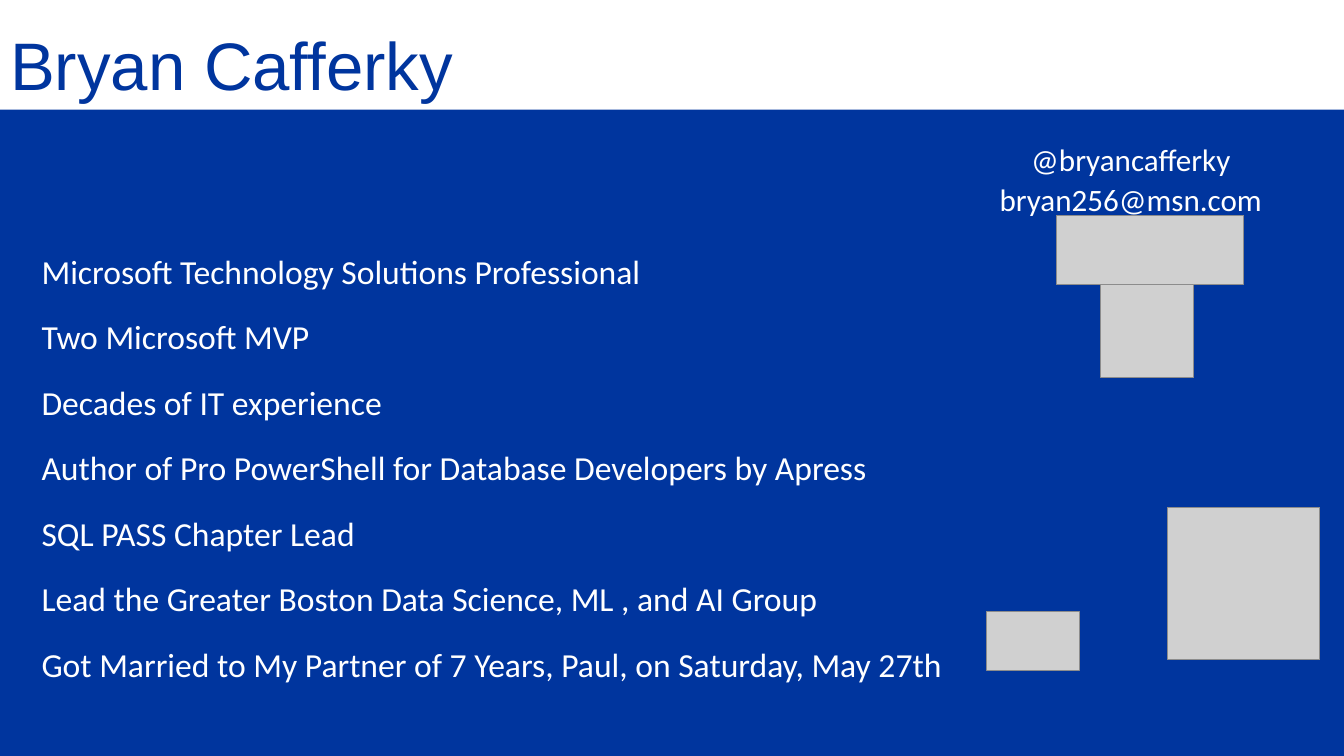
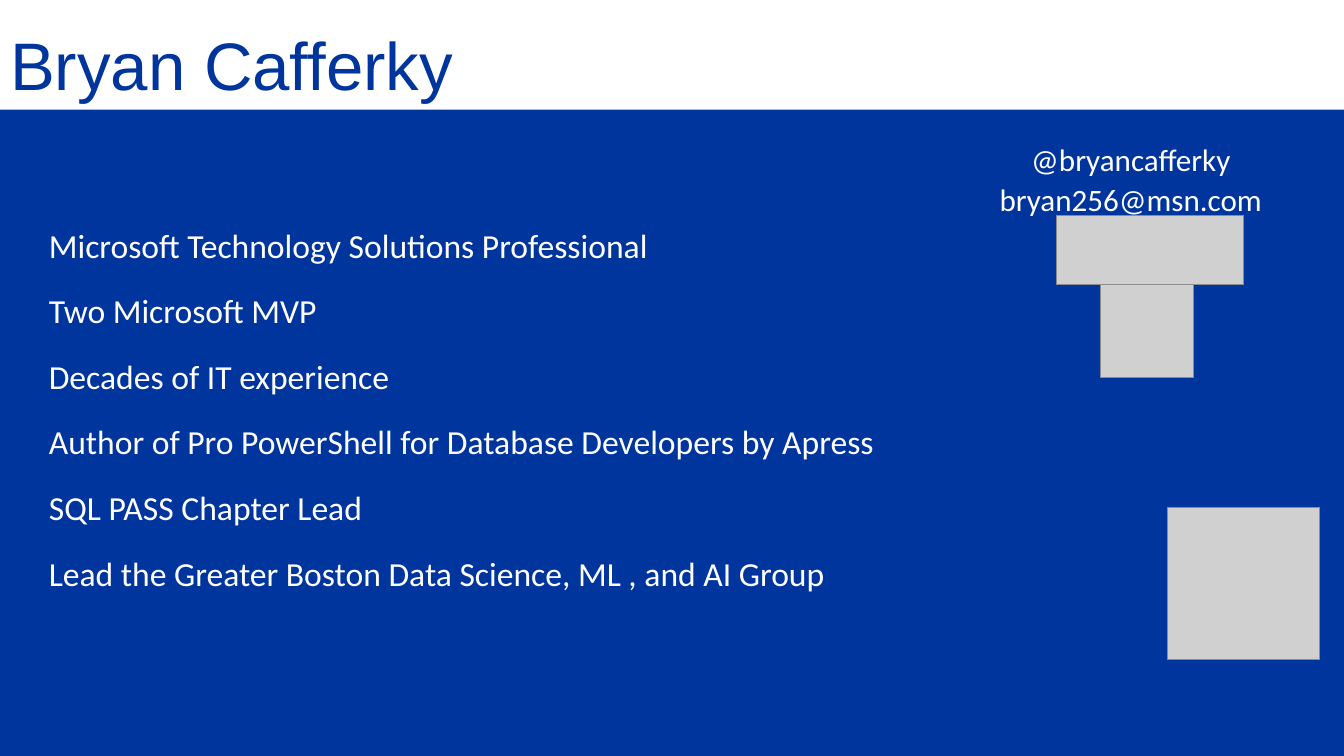
Before and after one commit to bcafferky/shared, a slide deck: slide 2 of FullAutomationWithPowerShell/PowerShellAzureFullAuto.pptx. Drawn at 1344x756 pixels with LibreOffice and Linux fonts; fonts in the diff are those of the drawing; grey boxes stand for pictures. Boxes give left, top, right and bottom in pixels: in the first picture for what was removed or moved away, otherwise in the second. Text is boxed around its words. In the diff, an @@ line names an element or a change of style, - is before the commit and + after.

Commit message:
Update Slides
Update Slides

```diff
--- a/FullAutomationWithPowerShell/PowerShellAzureFullAuto.pptx
+++ b/FullAutomationWithPowerShell/PowerShellAzureFullAuto.pptx
@@ rectangle: place and size @@
-rectangle at (0, 83, 1344, 756)
+rectangle at (0, 72, 1344, 756)
@@ text "Microsoft Technology Solutions Professional": place and size @@
-text "Microsoft Technology Solutions Professional" at (42, 260, 941, 683)
+text "Microsoft Technology Solutions Professional" at (49, 234, 873, 592)
@@ picture removed at (987, 612, 1080, 670) @@
@@ text at (42, 653, 941, 683): paragraph removed @@
-Got Married to My Partner of 7 Years, Paul, on Saturday, May 27th
```
Also in this commit, not shown: 1 other slide changed.
